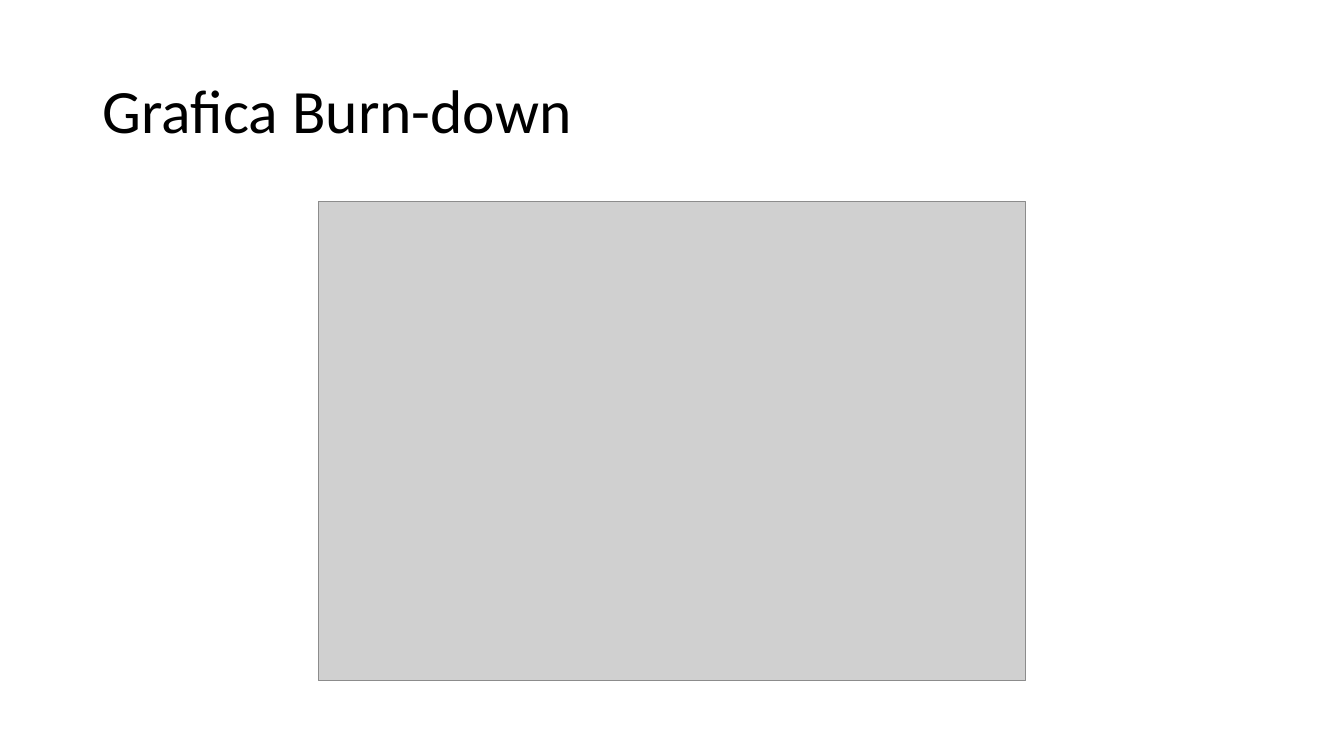
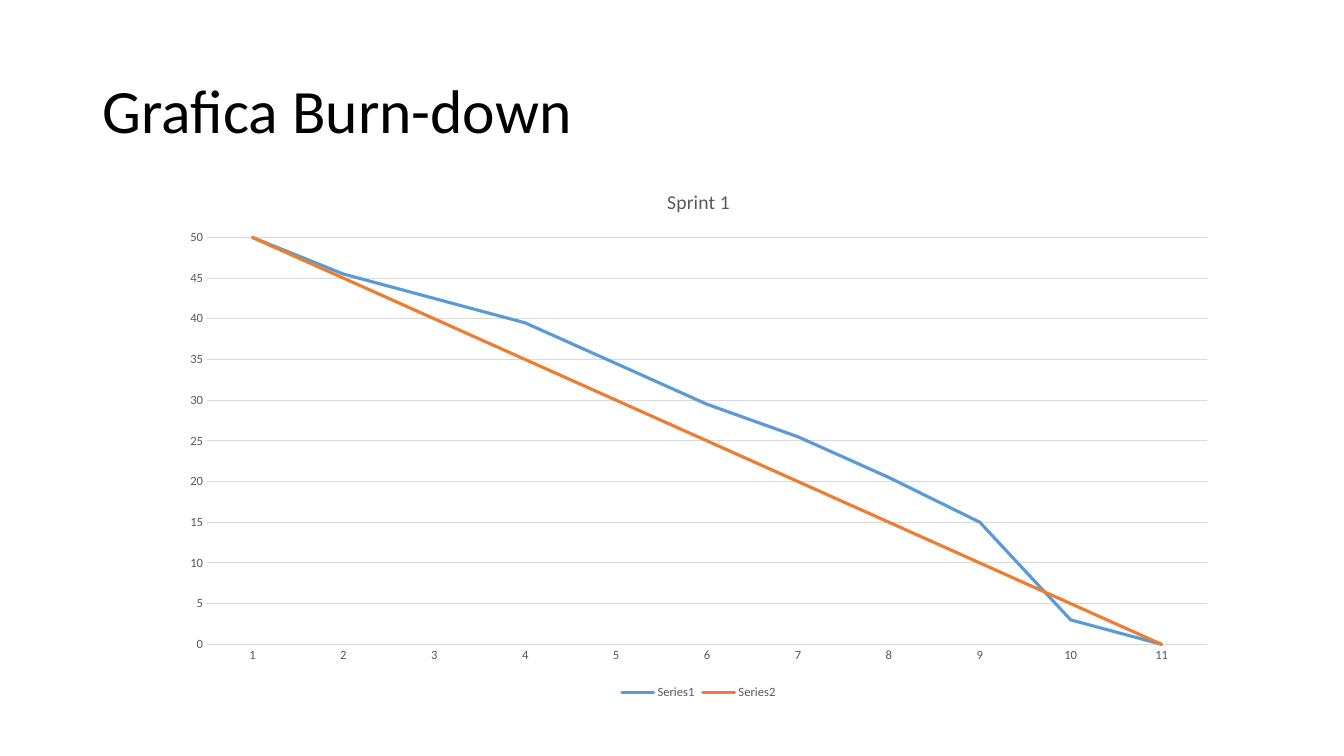
Before and after one commit to DptoSIC/BuscaBOD, a slide deck: slide 9 of Sprint 1/Sprint 1.pptx. Drawn at 1344x756 pixels with LibreOffice and Linux fonts; fonts in the diff are those of the drawing; grey boxes stand for pictures. Boxes give left, top, right and bottom in pixels: in the first picture for what was removed or moved away, otherwise in the second. Text is boxed around its words. In the diff, an @@ line names an element or a change of style, - is before the commit and + after.

Commit message:
update 29518

```diff
--- a/Sprint 1/Sprint 1.pptx
+++ b/Sprint 1/Sprint 1.pptx
@@ line chart added at (169, 169, 1229, 704) @@
+title "Sprint 1 "
+categories: 1, 2, 3, 4, 5, 6, 7, 8, 9, 10, 11
+: 50, 46, 42, 40, 34, 30, 26, 20, 15, 3, 0
+: 50, 45, 40, 35, 30, 25, 20, 15, 10, 5, 0
@@ picture removed at (319, 202, 1026, 682) @@
```
Also in this commit, not shown: 3 other slides changed.
